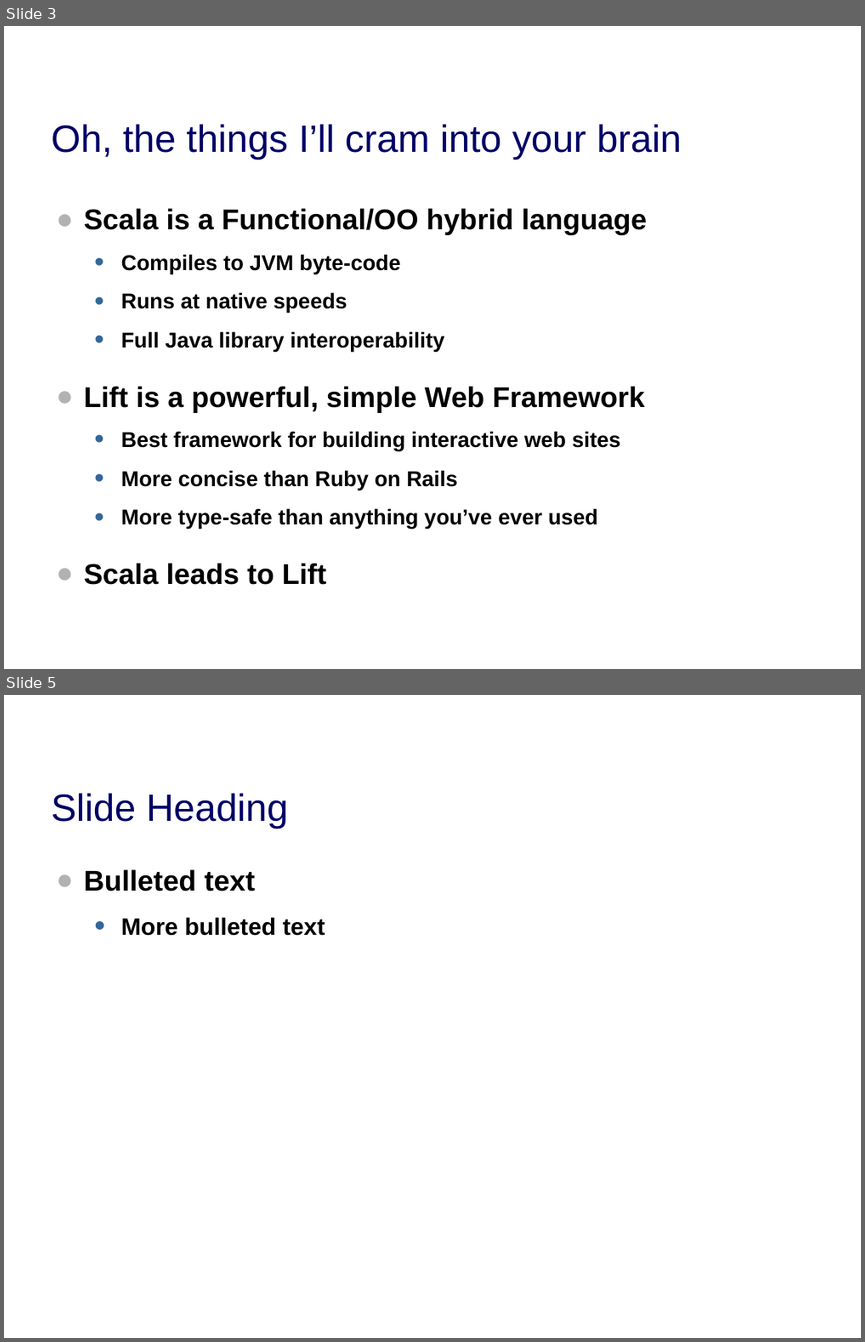
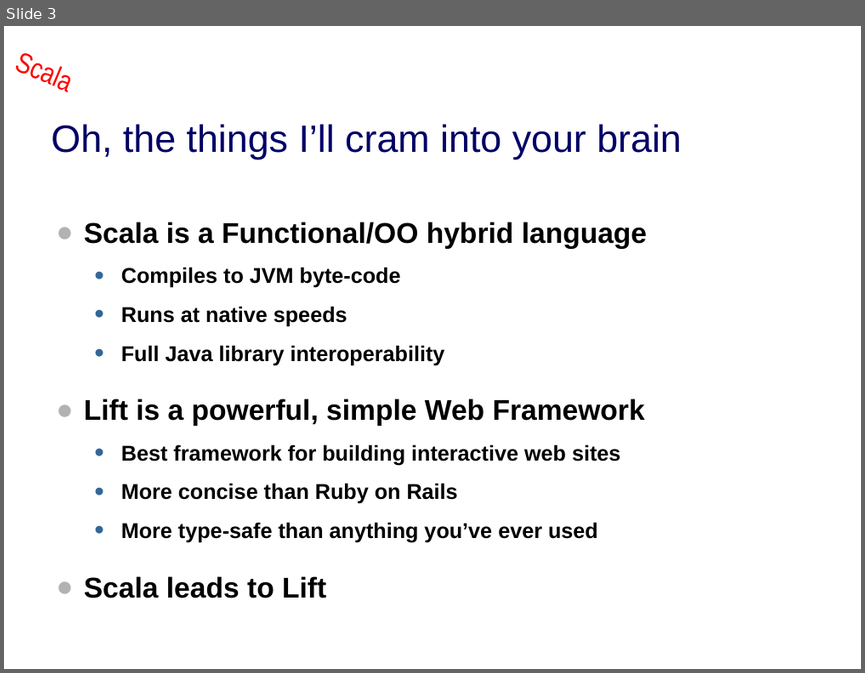
Before and after one commit to dpp/lift-samples, a slide deck: presentations/2009_dpp_qcon_tss/dpp_tss.ppt. Shown one above the other, each under a label of ours: slides 3 and 5 before the commit, slide 3 after it; the slides between them are not shown. The pictures are 865x1342 and 865x673 pixels, drawn with LibreOffice and Linux fonts; fonts in the diff are those of the drawing; background and template pictures are left out. Boxes give left, top, right and bottom in pixels: in the first picture for what was removed or moved away, otherwise in the second. Text is boxed around its words. In the diff, an @@ line names an element or a change of style, - is before the commit and + after.

```diff
--- a/presentations/2009_dpp_qcon_tss/dpp_tss.ppt
+++ b/presentations/2009_dpp_qcon_tss/dpp_tss.ppt
@@ slide 5 removed at (x1=4, y1=695, x2=861, y2=1338), background picture (left out) @@
@@ title removed at (x1=51, y1=793, x2=288, y2=828) @@
-Slide Heading
@@ text removed at (x1=84, y1=869, x2=325, y2=936) @@
-● Bulleted text
-  • More bulleted text
@@ slide 3 changed as well @@
@@ text added at (x1=6, y1=26, x2=93, y2=103), 24 pt, text #FF0000 @@
+Scala
@@ text "Scala is a Functional/OO hybrid ..." moved from (x1=84, y1=208, x2=647, y2=584) to (x1=84, y1=222, x2=647, y2=598) @@
```
Also in this commit, not shown: 3 other slides changed, 12 slides added, 1 other slide removed.
